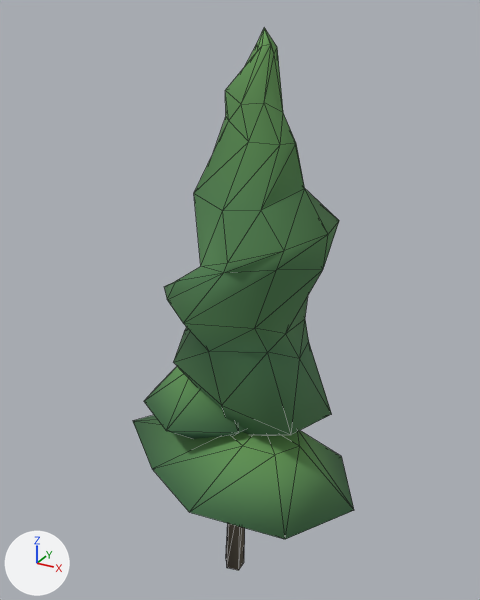
An edit to the glTF model apps/desktop/e2e/fixtures/world-base/assets/station-foliage-2026-11-27/station-cedar-far.glb, drawn before and after from the same camera.
Camera for both pictures: a camera (50 mm lens) standing at (4.52, -8.0, 9.25) and looking at (0.0, 0.21, 5.14). The axes (+X, +Y, +Z) are drawn at lower left. The lights are the same throughout. The older version comes first. Mesh edges are drawn as thin lines.

Names of what the first picture shows: 'cedar-boughs.001', 'cedar-canopy-planes.001'.
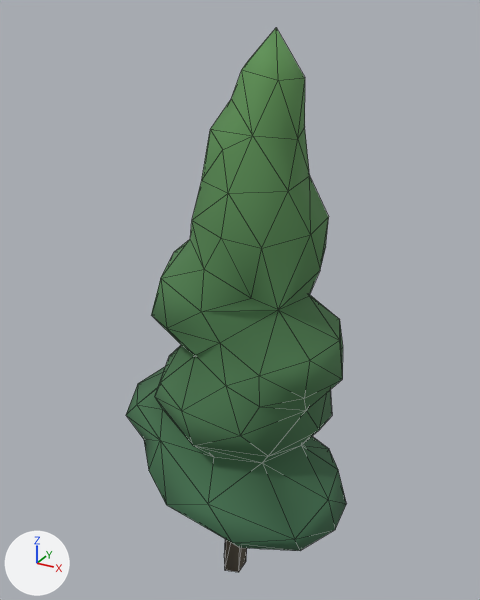
What differs and where, as boxes (x1, y1, x2, y2) in the pictures (480 x 600 px):
'cedar-canopy-planes.001', reshaped
    before: (133, 28, 354, 539)
    after: (126, 28, 346, 551)
'cedar-boughs.001', rescaled
    before: (226, 523, 245, 570)
    after: (224, 539, 247, 572)
part 2 of me_cedar_canopy_planes_001, rebuilt (26% wider, 28% taller)
    before: (164, 28, 339, 436)
    after: (126, 28, 346, 551)
part 3 of me_cedar_canopy_planes_001, deleted (green)
    before: (133, 415, 354, 539)
part 4 of me_cedar_canopy_planes_001, deleted (green)
    before: (144, 366, 246, 439)

Diff of the bpy script that builds the scene:
```diff
--- a/apps/desktop/e2e/fixtures/world-base/assets/station-foliage-2026-11-27/station-cedar-far.glb.py
+++ b/apps/desktop/e2e/fixtures/world-base/assets/station-foliage-2026-11-27/station-cedar-far.glb.py
@@ me_cedar_boughs_001 @@
 # used by ob_cedar_boughs_001; location = (0.0, 0.0, 0.0)
-me_cedar_boughs_001.from_pydata(...)  # 30 vertices, 56 faces; spans x -0.18..0.34, y -0.17..0.29, z 0.0..8.57
+me_cedar_boughs_001.from_pydata(...)  # 30 vertices, 56 faces; spans x -0.21..0.39, y -0.24..0.39, z 0.0..8.43
+# me_cedar_boughs_001 part 1: the whole mesh is scaled about the mesh origin by (1.17, 1.37, 0.984)
 me_cedar_boughs_001.materials.append(mat_station_bark)
@@ me_cedar_canopy_planes_001 @@
 # used by ob_cedar_canopy_planes_001; location = (0.0, 0.0, 0.0)
-me_cedar_canopy_planes_001.from_pydata(...)  # 134 vertices, 256 faces; spans x -1.86..2.23, y -1.77..1.61, z 1.87..9.02
+me_cedar_canopy_planes_001.from_pydata(...)  # 130 vertices, 256 faces; spans x -2.04..2.05, y -1.71..1.67, z 1.86..9.02
+# me_cedar_canopy_planes_001 part 2: the loose piece of 82 vertices spanning x -1.33..1.59, y -1.16..1.61, z 2.95..9.02 is rebuilt with 130 vertices and now spans x -2.04..2.05, y -1.71..1.67, z 1.86..9.02
+# me_cedar_canopy_planes_001 part 3: the loose piece of 26 vertices spanning x -1.86..2.23, y -1.77..0.88, z 1.87..3.28 is deleted
+# me_cedar_canopy_planes_001 part 4: the loose piece of 26 vertices spanning x -1.71..0.9, y -1.18..1.26, z 2.66..4.05 is deleted
 me_cedar_canopy_planes_001.materials.append(mat_station_bark)
```
